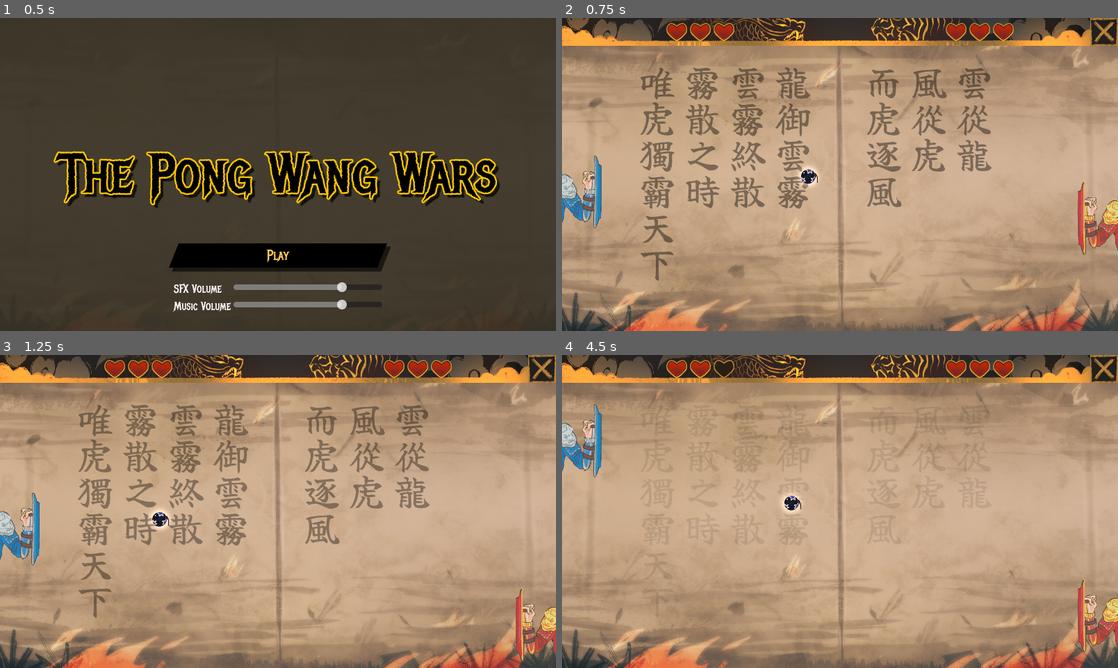
Above: before the commit, frames 1-4 (two rows, left to right).
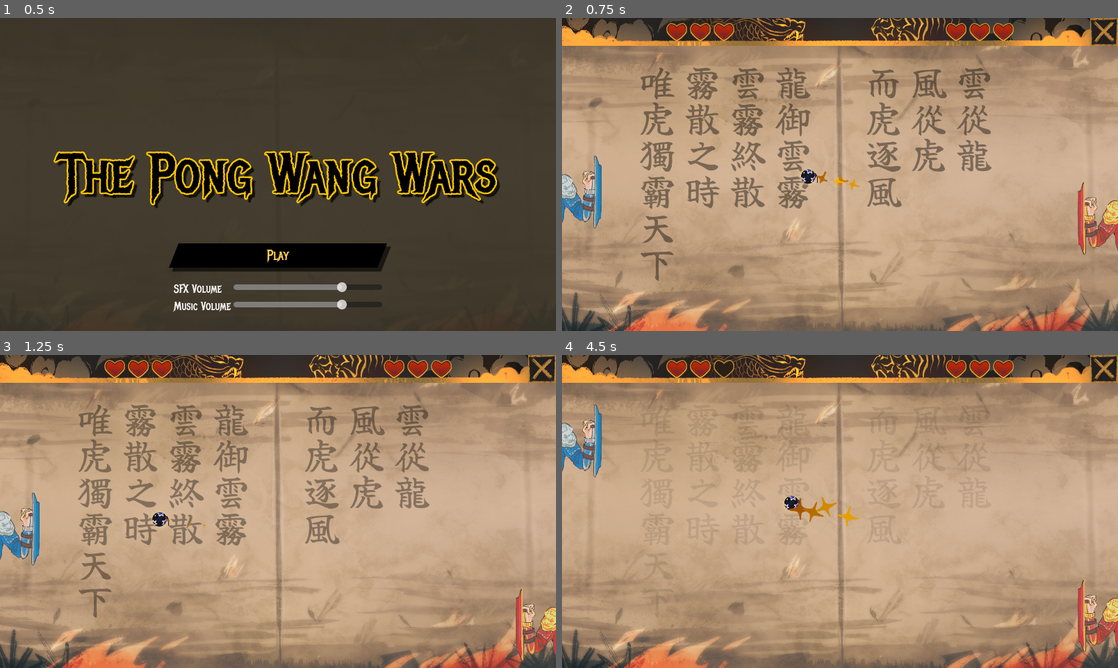
Above: after the commit, the same moments.

Repository: parrotwise/gmtk26-pong
Game: Godot game, scene res://Menu/main_menu.tscn
Same seed, same stepped clock (60 frames per second), same inputs: the game is played once before the commit and once after it. Sound files missing from this copy of the repository are replaced by a short silence.
Inputs:
- Up to frame 1 (0.5 s): no input
- Up to frame 2 (0.75 s): click "Play" at 0.5 s
- Up to frame 3 (1.25 s): no input
- Up to frame 4 (4.5 s): hold Up (ui_up) 1.28-2.03 s; hold Down (ui_down) 2.03-2.78 s; hold Up (ui_up) 2.78-4.28 s; hold Down (ui_down) from 4.28 s (still down)

Frame 1 is identical in both runs. In frame 2, 0.2% of the frame differs, in the area x 42-54%, y 47-55%; in frame 3, 0.1%; in frame 4, 0.4%, in the area x 39-54%, y 44-55%.

Commit message:
Add ball sparkle assets, set up a particle system for the sparkles, replace glow placeholder asset

Diff:
--- a/Scenes/game_scene.tscn
+++ b/Scenes/game_scene.tscn
@@ -12,7 +12,13 @@
 [ext_resource type="Script" uid="uid://ca58xn8hkrbfg" path="res://Scripts/ball.gd" id="6_7iton"]
 [ext_resource type="Texture2D" uid="uid://cx6fv01ihp8xc" path="res://Sprites/ball.png" id="9_5dgvu"]
 [ext_resource type="PackedScene" uid="uid://i1o5fru2q5cg" path="res://Scenes/GameUI/hud.tscn" id="9_ikfsv"]
-[ext_resource type="Texture2D" uid="uid://bnykdedso0l1l" path="res://Sprites/glow_placeholder.png" id="9_uscyt"]
+[ext_resource type="Texture2D" uid="uid://cicujh0r8dsq8" path="res://Sprites/glow.png" id="9_uscyt"]
+[ext_resource type="Texture2D" uid="uid://b2n63erd2fqti" path="res://Sprites/sparkle_1.png" id="13_np3vi"]
+[ext_resource type="Texture2D" uid="uid://cc5f7nxsu3to0" path="res://Sprites/sparkle_2.png" id="14_mipjh"]
+[ext_resource type="Texture2D" uid="uid://bs8fauqv00ca3" path="res://Sprites/sparkle_3.png" id="15_aq00n"]
+[ext_resource type="Texture2D" uid="uid://bed22mjfdjq4u" path="res://Sprites/sparkle_4.png" id="16_817jg"]
+[ext_resource type="Texture2D" uid="uid://ogaxqywmyl35" path="res://Sprites/sparkle_5.png" id="17_vtwju"]
+[ext_resource type="Texture2D" uid="uid://cjyn46k3p1ifm" path="res://Sprites/sparkle_6.png" id="18_fnr0w"]
 
 [sub_resource type="StyleBoxFlat" id="StyleBoxFlat_b6fju"]
 bg_color = Color(0.43, 0.43, 0.43, 1)
@@ -27,11 +33,26 @@
 [sub_resource type="CapsuleShape2D" id="CapsuleShape2D_662lt"]
 height = 106.0
 
-[sub_resource type="CanvasItemMaterial" id="CanvasItemMaterial_bybji"]
-blend_mode = 1
-
 [sub_resource type="CircleShape2D" id="CircleShape2D_ikfsv"]
 radius = 10.5
+
+[sub_resource type="AnimatedTexture" id="AnimatedTexture_11l1m"]
+frames = 6
+speed_scale = 10.0
+frame_0/texture = ExtResource("13_np3vi")
+frame_1/texture = ExtResource("14_mipjh")
+frame_1/duration = 1.0
+frame_2/texture = ExtResource("15_aq00n")
+frame_2/duration = 1.0
+frame_3/texture = ExtResource("16_817jg")
+frame_3/duration = 1.0
+frame_4/texture = ExtResource("17_vtwju")
+frame_4/duration = 1.0
+frame_5/texture = ExtResource("18_fnr0w")
+frame_5/duration = 1.0
+
+[sub_resource type="Gradient" id="Gradient_11l1m"]
+colors = PackedColorArray(0.64, 0.44799998, 0, 1, 1, 1, 1, 1)
 
 [node name="GameScene" type="Control" unique_id=2090212088]
 custom_minimum_size = Vector2(800, 450)
@@ -138,9 +159,9 @@
 position = Vector2(400, 250)
 script = ExtResource("6_7iton")
 
-[node name="Glow" type="Sprite2D" parent="Battlefield/Objects/Ball" unique_id=1908385453]
-self_modulate = Color(1, 1, 1, 0.5019608)
-material = SubResource("CanvasItemMaterial_bybji")
+[node name="Glow" type="Marker2D" parent="Battlefield/Objects/Ball" unique_id=282295206]
+
+[node name="Sprite" type="Sprite2D" parent="Battlefield/Objects/Ball/Glow" unique_id=1908385453]
 scale = Vector2(0.33, 0.33)
 texture = ExtResource("9_uscyt")
 
@@ -152,6 +173,29 @@
 [node name="Collider" type="CollisionShape2D" parent="Battlefield/Objects/Ball" unique_id=928447187]
 shape = SubResource("CircleShape2D_ikfsv")
 
+[node name="ParticleAnchor" type="Marker2D" parent="Battlefield/Objects/Ball" unique_id=1620547873]
+position = Vector2(12.895, 8.415)
+
+[node name="Particles" type="CPUParticles2D" parent="Battlefield/Objects/Ball/ParticleAnchor" unique_id=2130462628]
+amount = 4
+texture = SubResource("AnimatedTexture_11l1m")
+lifetime = 0.6
+preprocess = 0.6
+speed_scale = 2.0
+emission_shape = 1
+emission_sphere_radius = 8.0
+particle_flag_align_y = true
+direction = Vector2(0, 0)
+spread = 0.0
+gravity = Vector2(0, 0)
+initial_velocity_min = 1.0
+initial_velocity_max = 1.0
+radial_accel_min = 120.0
+radial_accel_max = 200.0
+scale_amount_min = 0.4
+scale_amount_max = 0.6
+color_ramp = SubResource("Gradient_11l1m")
+
 [node name="HUD" parent="." unique_id=1368634265 instance=ExtResource("9_ikfsv")]
 layout_mode = 1
 offset_bottom = 40.0
--- a/Scripts/ball.gd
+++ b/Scripts/ball.gd
@@ -64,12 +64,12 @@
 	var collision_right: bool = (position.x - collider_radius) >= position_x_max
 
 	if collision_left:
-		set_physics_process(false)
+		disable()
 		score.emit()
 		score_opponent.emit()
 
 	elif collision_right:
-		set_physics_process(false)
+		disable()
 		score.emit()
 		score_player.emit()
 
@@ -163,6 +163,13 @@
 
 
 func reset() -> void:
+	$ParticleAnchor/Particles.emitting = true
 	position = get_viewport_rect().size / 2
 	direction = RandUtil.randfloat(PI * 3/4, PI * 5/4)
 	set_physics_process(true)
+
+
+func disable() -> void:
+	$ParticleAnchor/Particles.emitting = false
+	position = -get_viewport_rect().size
+	set_physics_process(false)
Binary file changed: Sprites/glow.png
Binary file added: Sprites/sparkle_1.png
Not shown, added: Sprites/sparkle_1.png.import
Binary file added: Sprites/sparkle_2.png
Not shown, added: Sprites/sparkle_2.png.import
Binary file added: Sprites/sparkle_3.png
Not shown, added: Sprites/sparkle_3.png.import
Binary file added: Sprites/sparkle_4.png
Not shown, added: Sprites/sparkle_4.png.import
Binary file added: Sprites/sparkle_5.png
Not shown, added: Sprites/sparkle_5.png.import
Binary file added: Sprites/sparkle_6.png
(and 1 more such lines)
